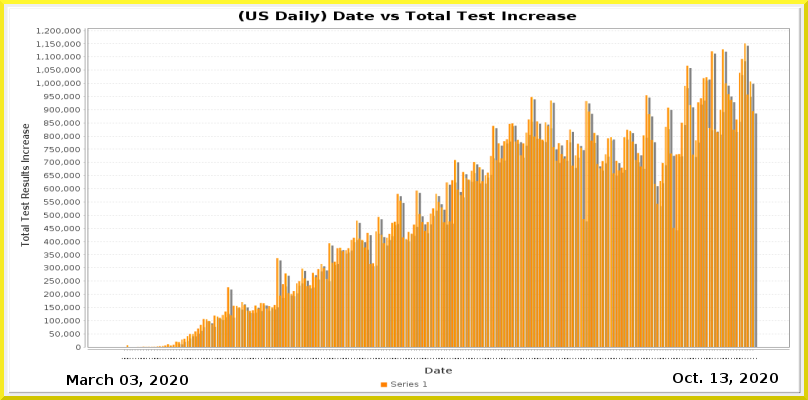
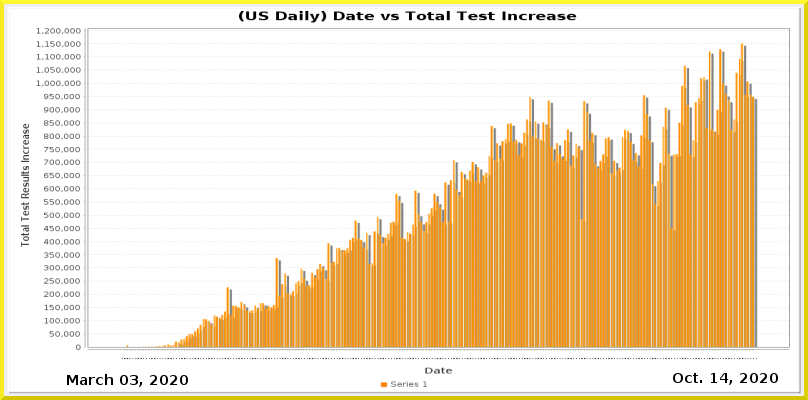
Layers edited between the first and the second 808 × 400 image:
painted on "Current Date" over [left=720, top=373, right=728, bottom=383]
painted on "Date_vs_TestIncrease.png" over [left=127, top=43, right=758, bottom=360]
